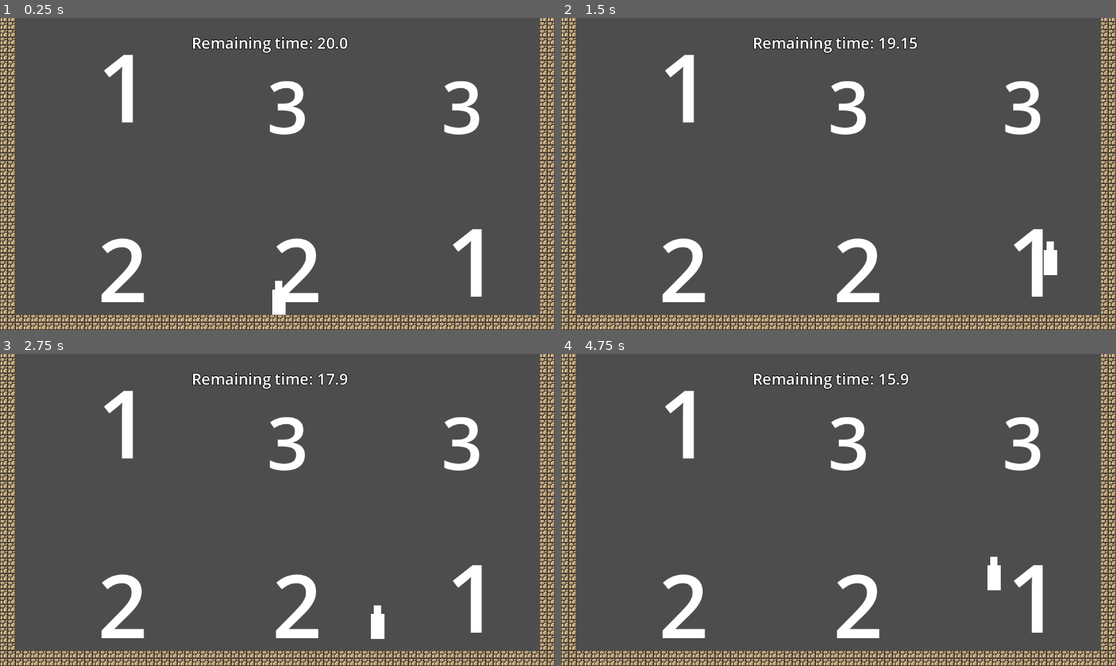
Above: before the commit, frames 1-4 (two rows, left to right).
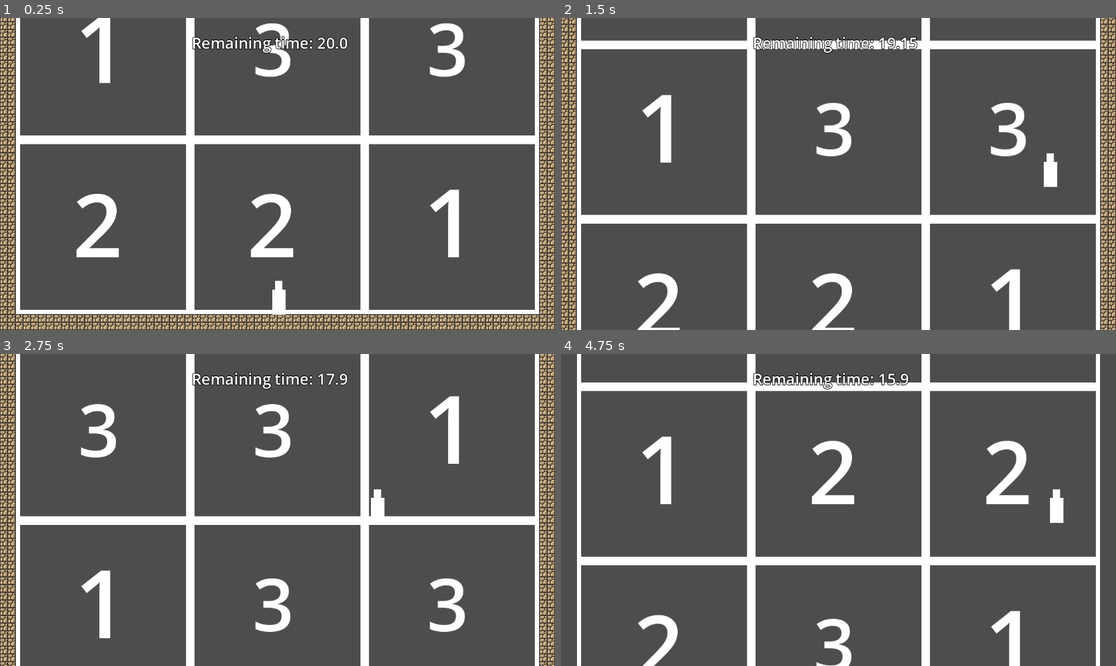
Above: after the commit, the same moments.

Repository: Maurcy/YOG-cursed-ascent
Game: Godot game, scene res://scenes/game.tscn
Same seed, same stepped clock (60 frames per second), same inputs: the game is played once before the commit and once after it.
Inputs:
- Up to frame 1 (0.25 s): no input
- Up to frame 2 (1.5 s): tap Enter at 0.5 s; hold D (moveRight) from 0.53 s (still down); tap W (jump) at 0.6, 0.77, 1.07, 1.35 s
- Up to frame 3 (2.75 s): tap W (jump) at 1.52, 1.82, 2.1 s; release D (moveRight) at 2.03 s; hold A (moveLeft) from 2.03 s (still down)
- Up to frame 4 (4.75 s): release A (moveLeft) at 2.78 s; hold D (moveRight) 2.78-4.28 s; tap W (jump) at 2.85, 3.02, 3.32, 3.6, 3.77, 4.07, 4.35, 4.52 s; hold A (moveLeft) from 4.28 s (still down)

The runs differ from the first frame. In frame 1, 15% of the frame differs, in the area x 2-98%, y 0-95%; in frame 2, 23%; in frame 3, 22%; in frame 4, 25%, in the area x 0-100%, y 0-100%.

Commit message:
fixed starting position and fixed the sample starting rooms so it's more clear how big each room is

Diff:
--- a/cursed-ascent/rooms/dangerous_rooms/Dangerous_room_1.tscn
+++ b/cursed-ascent/rooms/dangerous_rooms/Dangerous_room_1.tscn
@@ -3,9 +3,32 @@
 [node name="DangerousRoom1" type="Node2D"]
 
 [node name="Label" type="Label" parent="."]
-offset_left = 16.0
-offset_top = -217.0
-offset_right = 102.0
-offset_bottom = -10.0
+offset_left = 129.0
+offset_top = -294.0
+offset_right = 215.0
+offset_bottom = -87.0
 theme_override_font_sizes/font_size = 151
 text = "3"
+
+[node name="ColorRect" type="ColorRect" parent="."]
+offset_top = -9.0
+offset_right = 362.0
+
+[node name="ColorRect4" type="ColorRect" parent="."]
+offset_top = -362.0
+offset_right = 362.0
+offset_bottom = -353.0
+
+[node name="ColorRect2" type="ColorRect" parent="."]
+offset_left = 9.0
+offset_top = -362.0
+offset_right = 371.0
+offset_bottom = -353.0
+rotation = 1.5707964
+
+[node name="ColorRect3" type="ColorRect" parent="."]
+offset_left = 362.0
+offset_top = -362.0
+offset_right = 724.0
+offset_bottom = -353.0
+rotation = 1.5707964
--- a/cursed-ascent/rooms/hard_rooms/hard_room_1.tscn
+++ b/cursed-ascent/rooms/hard_rooms/hard_room_1.tscn
@@ -3,9 +3,32 @@
 [node name="HardRoom1" type="Node2D"]
 
 [node name="Label" type="Label" parent="."]
-offset_left = 27.0
-offset_top = -262.0
-offset_right = 130.0
-offset_bottom = -14.0
+offset_left = 118.0
+offset_top = -312.0
+offset_right = 221.0
+offset_bottom = -64.0
 theme_override_font_sizes/font_size = 181
 text = "2"
+
+[node name="ColorRect" type="ColorRect" parent="."]
+offset_top = -9.0
+offset_right = 362.0
+
+[node name="ColorRect4" type="ColorRect" parent="."]
+offset_top = -362.0
+offset_right = 362.0
+offset_bottom = -353.0
+
+[node name="ColorRect2" type="ColorRect" parent="."]
+offset_left = 9.0
+offset_top = -362.0
+offset_right = 371.0
+offset_bottom = -353.0
+rotation = 1.5707964
+
+[node name="ColorRect3" type="ColorRect" parent="."]
+offset_left = 362.0
+offset_top = -362.0
+offset_right = 724.0
+offset_bottom = -353.0
+rotation = 1.5707964
--- a/cursed-ascent/rooms/normal_rooms/safe_room_1.tscn
+++ b/cursed-ascent/rooms/normal_rooms/safe_room_1.tscn
@@ -3,9 +3,32 @@
 [node name="SafeRoom1" type="Node2D"]
 
 [node name="Label" type="Label" parent="."]
-offset_left = 25.0
-offset_top = -289.0
-offset_right = 137.0
-offset_bottom = -21.0
+offset_left = 121.0
+offset_top = -328.0
+offset_right = 233.0
+offset_bottom = -60.0
 theme_override_font_sizes/font_size = 196
 text = "1"
+
+[node name="ColorRect" type="ColorRect" parent="."]
+offset_top = -9.0
+offset_right = 362.0
+
+[node name="ColorRect4" type="ColorRect" parent="."]
+offset_top = -362.0
+offset_right = 362.0
+offset_bottom = -353.0
+
+[node name="ColorRect2" type="ColorRect" parent="."]
+offset_left = 9.0
+offset_top = -362.0
+offset_right = 371.0
+offset_bottom = -353.0
+rotation = 1.5707964
+
+[node name="ColorRect3" type="ColorRect" parent="."]
+offset_left = 362.0
+offset_top = -362.0
+offset_right = 724.0
+offset_bottom = -353.0
+rotation = 1.5707964
--- a/cursed-ascent/rooms/treasure_rooms/treasure_room_1.tscn
+++ b/cursed-ascent/rooms/treasure_rooms/treasure_room_1.tscn
@@ -3,9 +3,32 @@
 [node name="TreasureRoom1" type="Node2D"]
 
 [node name="Label" type="Label" parent="."]
-offset_left = 70.0
-offset_top = -319.0
-offset_right = 202.0
-offset_bottom = -4.0
+offset_left = 102.0
+offset_top = -351.0
+offset_right = 234.0
+offset_bottom = -36.0
 theme_override_font_sizes/font_size = 231
 text = "4"
+
+[node name="ColorRect" type="ColorRect" parent="."]
+offset_top = -9.0
+offset_right = 362.0
+
+[node name="ColorRect4" type="ColorRect" parent="."]
+offset_top = -362.0
+offset_right = 362.0
+offset_bottom = -353.0
+
+[node name="ColorRect2" type="ColorRect" parent="."]
+offset_left = 9.0
+offset_top = -362.0
+offset_right = 371.0
+offset_bottom = -353.0
+rotation = 1.5707964
+
+[node name="ColorRect3" type="ColorRect" parent="."]
+offset_left = 362.0
+offset_top = -362.0
+offset_right = 724.0
+offset_bottom = -353.0
+rotation = 1.5707964
--- /dev/null
+++ b/cursed-ascent/scenes/rooms/room1.tscn
@@ -0,0 +1,3 @@
+[gd_scene format=3 uid="uid://bxuhsxhqqb4sw"]
+
+[node name="Room1" type="Node2D"]
--- a/cursed-ascent/scripts/game_manager.gd
+++ b/cursed-ascent/scripts/game_manager.gd
@@ -7,7 +7,7 @@
 
 const ROOM_WIDTH := 362
 const ROOM_HEIGHT := 362
-var level_origin := Vector2(-400, -1800)
+var level_origin := Vector2(-543, -1843)
 
 var room_variants = {}
 
--- a/cursed-ascent/scripts/player.gd
+++ b/cursed-ascent/scripts/player.gd
@@ -11,7 +11,8 @@
 		velocity += get_gravity() * delta
 
 	# Handle jump.
-	if Input.is_action_just_pressed("jump") and is_on_floor():
+	# removed  and is_on_floor() so I can fly around to test
+	if Input.is_action_just_pressed("jump"):
 		velocity.y = JUMP_VELOCITY
 
 	# Get the input direction and handle the movement/deceleration.
